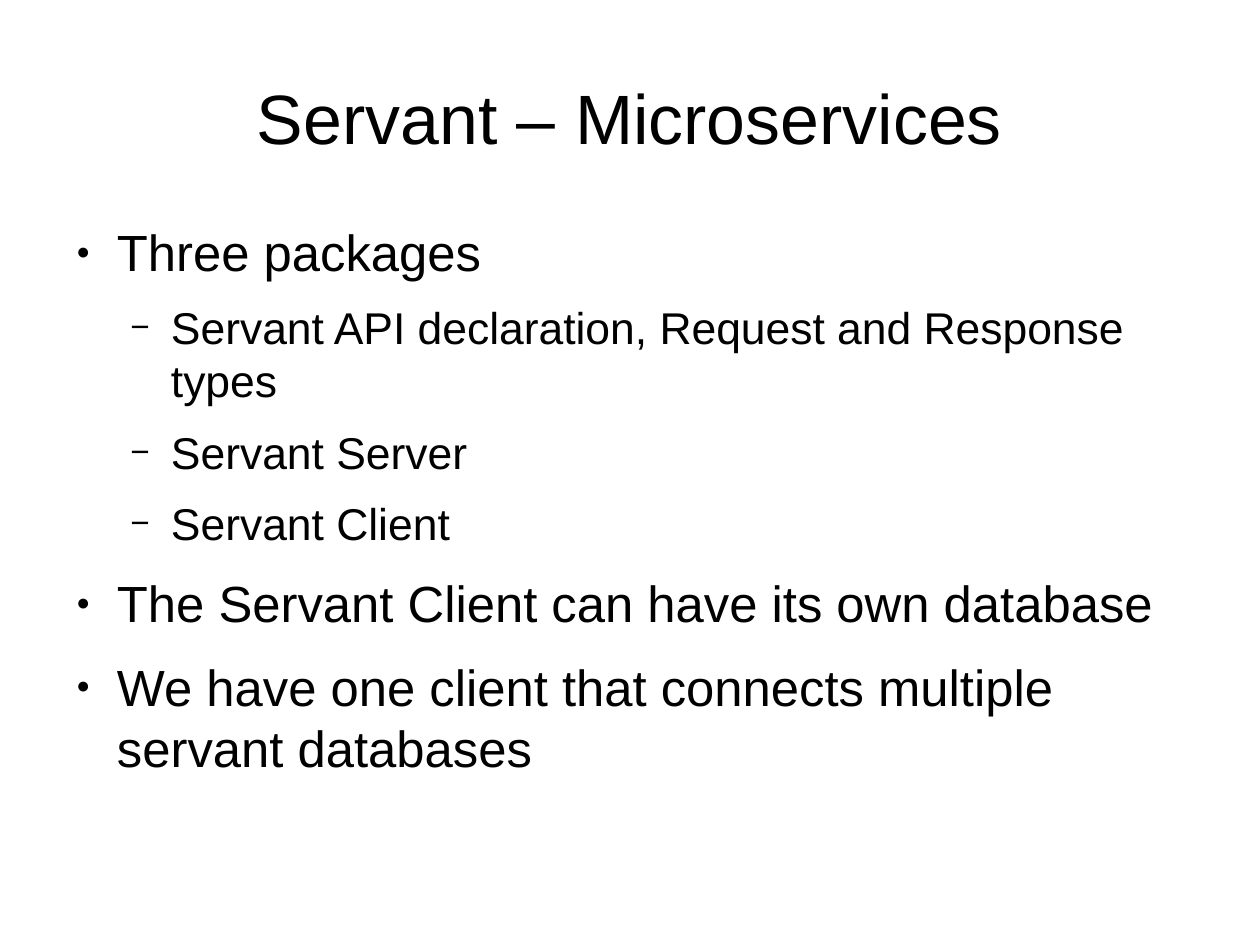
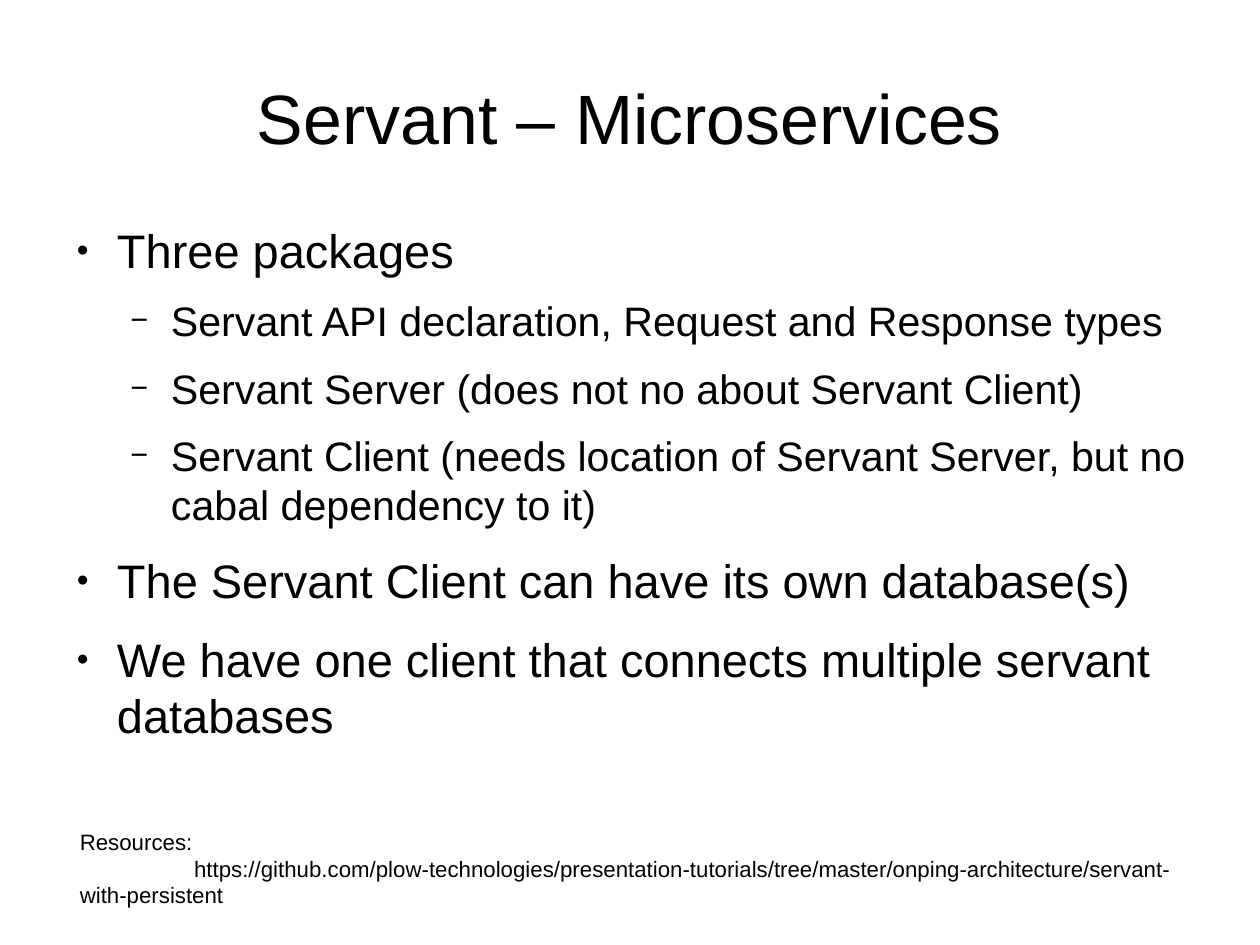
Before and after one commit to plow-technologies/presentations, a slide deck: slide 11 of onping-architecture.odp. Drawn at 1260x945 pixels with LibreOffice and Linux fonts; fonts in the diff are those of the drawing. Boxes give left, top, right and bottom in pixels: in the first picture for what was removed or moved away, otherwise in the second. Text is boxed around its words. In the diff, an @@ line names an element or a change of style, - is before the commit and + after.

Commit message:
Finish first version of onping-architecture.odp

```diff
--- a/onping-architecture.odp
+++ b/onping-architecture.odp
@@ text at (117,234,1162,734): size 32 to 29.6 pt in "Three packages", "We have one client that connects multiple ..."; size 28 to 25.9 pt in "Servant API declaration, Request and Response types" @@
@@ text at (117,374,1186,607): text changed; size 32 to 25.9 pt @@
-  − Servant Server
-  − Servant Client
-● The Servant Client can have its own database
+  − Servant Server (does not no about Servant Client)
+  − Servant Client (needs location of Servant Server, but no cabal dependency to it)
+● The Servant Client can have its own database(s)
@@ text added at (80,834,1170,908), 14 pt, text #000000 @@
+Resources:
+https://github.com/plow-technologies/presentation-tutorials/tree/master/onping-architecture/servant-with-persistent
```
Also in this commit, not shown: 8 other slides changed, 4 slides added, 2 slides removed.
